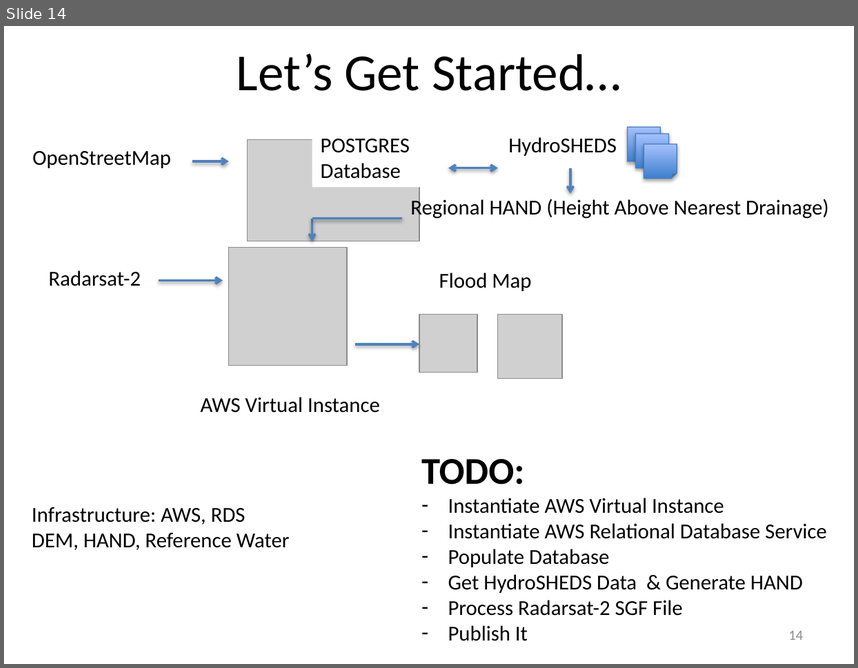
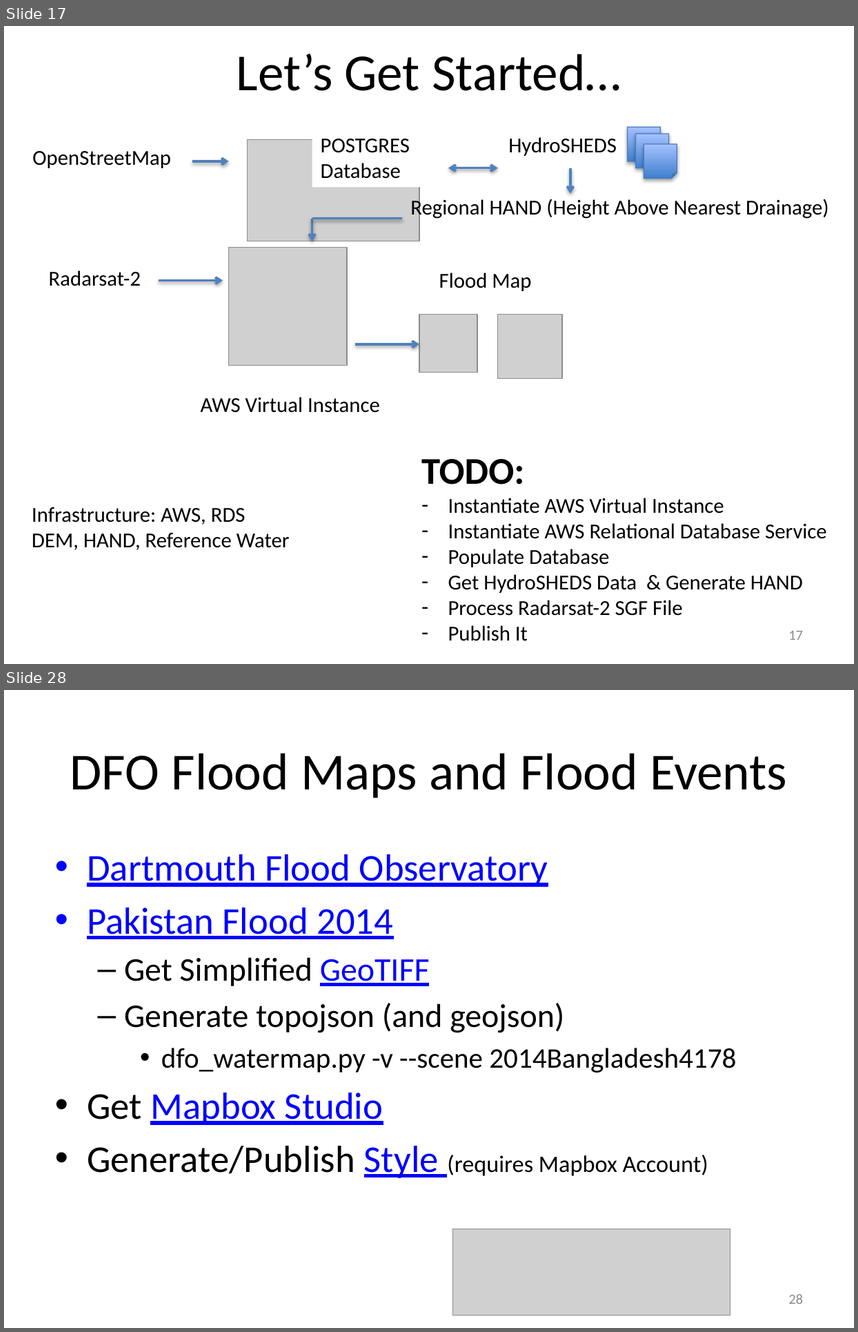
Before and after one commit to vightel/FloodMapsWorkshop, a slide deck: FloodMappingWorkshop.pptx. Shown one above the other, each under a label of ours: slide 14 before the commit, slides 17 and 28 after it; the slides between them are not shown. The pictures are 858x668 and 858x1332 pixels, drawn with LibreOffice and Linux fonts; fonts in the diff are those of the drawing; grey boxes stand for pictures. Boxes give left, top, right and bottom in pixels: in the first picture for what was removed or moved away, otherwise in the second. Text is boxed around its words. In the diff, an @@ line names an element or a change of style, - is before the commit and + after.

```diff
--- a/FloodMappingWorkshop.pptx
+++ b/FloodMappingWorkshop.pptx
@@ slide 28 added at (4,690,854,1328), background #FFFFFF @@
@@ title added at (70,753,787,798), 44 pt, text #000000 @@
+DFO Flood Maps and Flood Events
@@ text added at (87,854,736,1178), 32 pt, text #000000 @@
+• Dartmouth Flood Observatory
+• Pakistan Flood 2014
+  – Get Simplified GeoTIFF
+  – Generate topojson (and geojson)
+    • dfo_watermap.py -v --scene 2014Bangladesh4178
+• Get Mapbox Studio
+• Generate/Publish Style (requires Mapbox Account)
@@ picture added at (452,1229,730,1315) @@
@@ page number added at (789,1294,803,1303), 12 pt, text #8C8C8C @@
+28
@@ what was slide 14 is now slide 17 @@
@@ page number at (789,630,803,639): text changed @@
-14
+17
```
Also in this commit, not shown: 1 slide changed, 18 other slides added, 10 other files.
